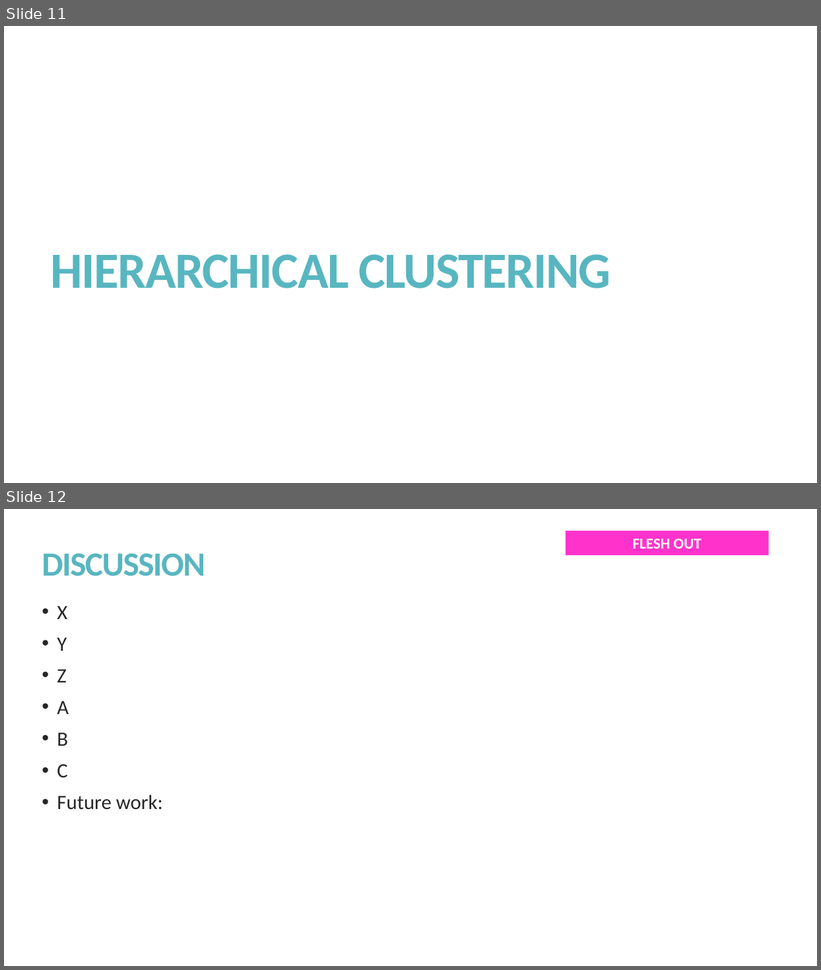
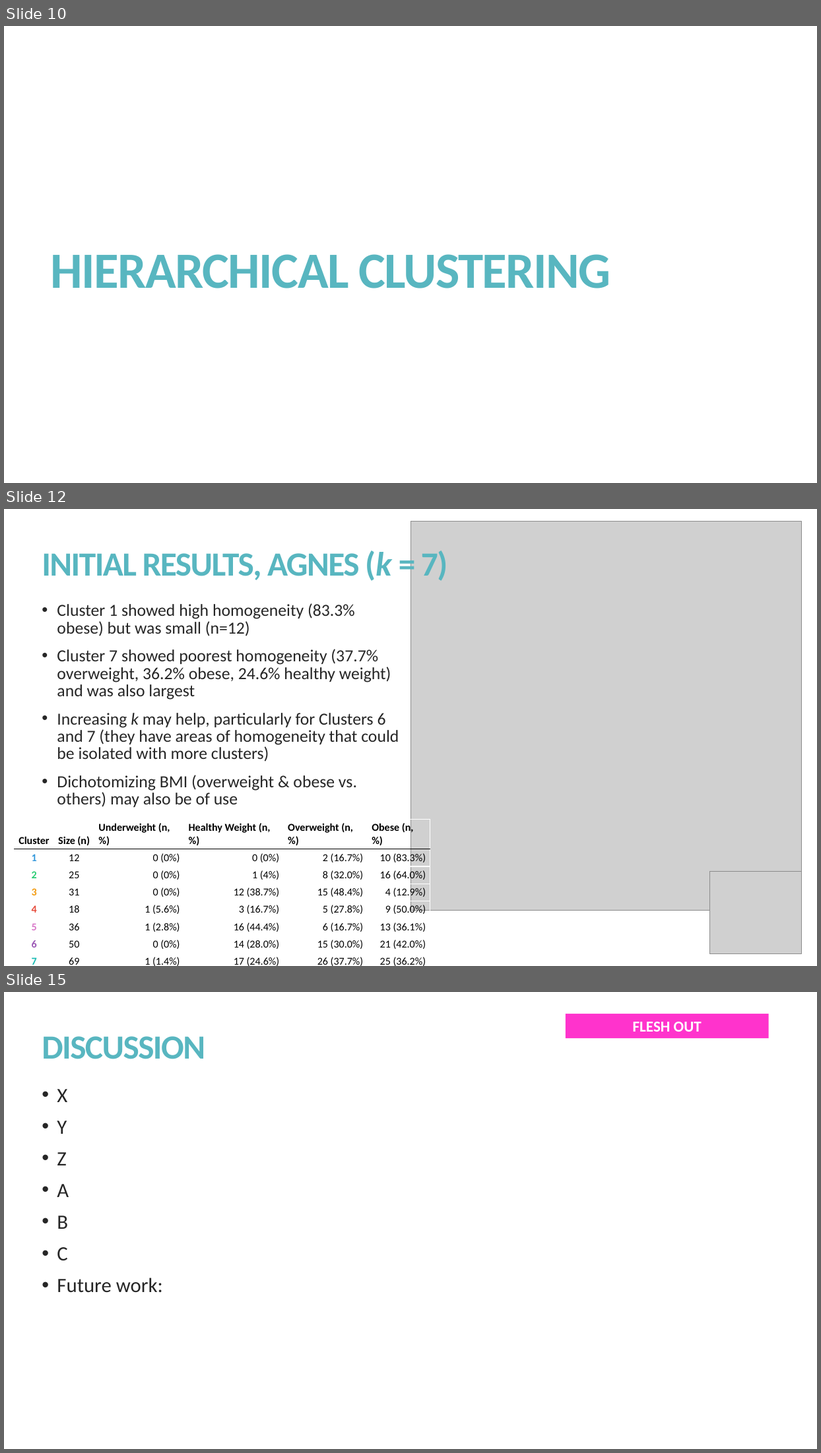
Before and after one commit to kmprioliPROF/CSC_8515_Final_Project, a slide deck: presentation/Prioli_presentation.pptx. Shown one above the other, each under a label of ours: slides 11 and 12 before the commit, slides 10, 12 and 15 after it; the slides between them are not shown. The pictures are 821x970 and 821x1453 pixels, drawn with LibreOffice and Linux fonts; fonts in the diff are those of the drawing; grey boxes stand for pictures. Boxes give left, top, right and bottom in pixels: in the first picture for what was removed or moved away, otherwise in the second. Text is boxed around its words. In the diff, an @@ line names an element or a change of style, - is before the commit and + after.

```diff
--- a/presentation/Prioli_presentation.pptx
+++ b/presentation/Prioli_presentation.pptx
@@ slide 12 added at [4, 509, 817, 966], background #FFFFFF @@
@@ picture added at [411, 521, 802, 911] @@
@@ title added at [42, 551, 448, 581], 40 pt, text #58B6C0, bold @@
+INITIAL RESULTS, AGNES (k = 7)
@@ text added at [57, 603, 399, 807], 20 pt, text #262626 @@
+• Cluster 1 showed high homogeneity (83.3% obese) but was small (n=12)
+• Cluster 7 showed poorest homogeneity (37.7% overweight, 36.2% obese, 24.6% healthy weight) and was also largest
+• Increasing k may help, particularly for Clusters 6 and 7 (they have areas of homogeneity that could be isolated with more clusters)
+• Dichotomizing BMI (overweight & obese vs. others) may also be of use
@@ table added at [15, 819, 430, 966], 8 rows, 6 columns @@
+Cluster | Size (n) | Underweight (n, %) | Healthy Weight (n, %) | Overweight (n, %) | Obese (n, %)
+1 | 12 | 0 (0%) | 0 (0%) | 2 (16.7%) | 10 (83.3%)
+2 | 25 | 0 (0%) | 1 (4%) | 8 (32.0%) | 16 (64.0%)
+3 | 31 | 0 (0%) | 12 (38.7%) | 15 (48.4%) | 4 (12.9%)
+4 | 18 | 1 (5.6%) | 3 (16.7%) | 5 (27.8%) | 9 (50.0%)
+5 | 36 | 1 (2.8%) | 16 (44.4%) | 6 (16.7%) | 13 (36.1%)
+6 | 50 | 0 (0%) | 14 (28.0%) | 15 (30.0%) | 21 (42.0%)
+7 | 69 | 1 (1.4%) | 17 (24.6%) | 26 (37.7%) | 25 (36.2%)
@@ picture added at [710, 871, 801, 955] @@
@@ what was slide 11 is now slide 10 @@
@@ what was slide 12 is now slide 15 @@
```
Also in this commit, not shown: 3 slides changed, 2 other slides added, 2 other files.
